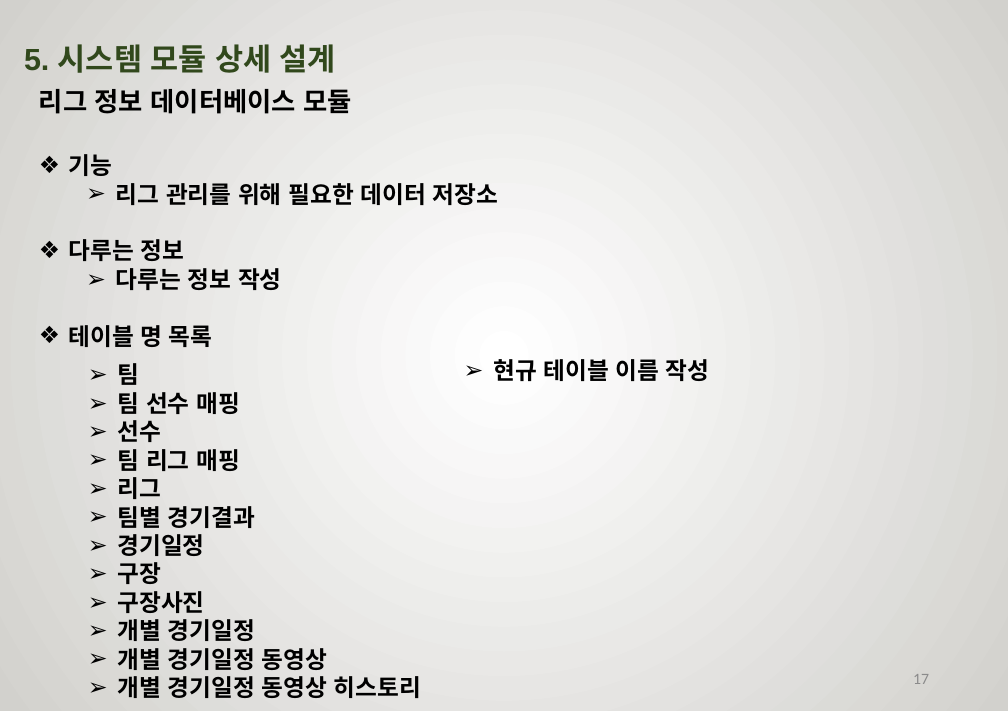
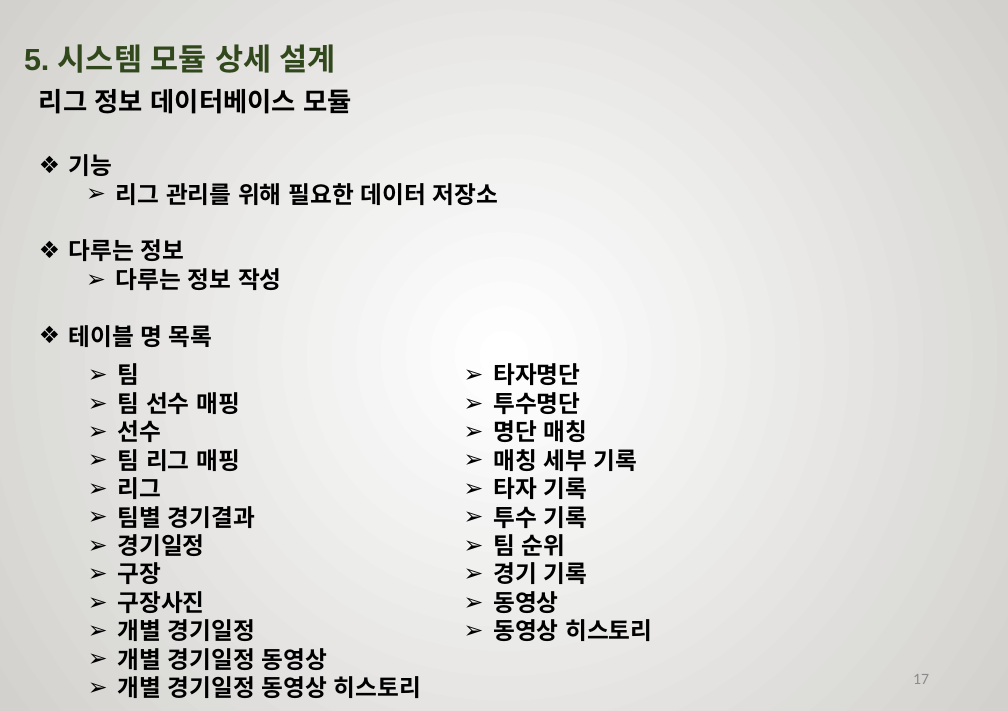
Before and after one commit to rimbong/Webengers, a slide deck: slide 17 of resources/졸작설계서.pptx. Drawn at 1008x711 pixels with LibreOffice and Linux fonts; fonts in the diff are those of the drawing; background and template pictures are left out. Boxes give left, top, right and bottom in pixels: in the first picture for what was removed or moved away, otherwise in the second. Text is boxed around its words. In the diff, an @@ line names an element or a change of style, - is before the commit and + after.

Commit message:
-- 2019-02-10 박현규 설계서 수정

```diff
--- a/resources/졸작설계서.pptx
+++ b/resources/졸작설계서.pptx
@@ text removed at bbox=[493, 359, 710, 381] @@
-  ➢ 현규 테이블 이름 작성
@@ text added at bbox=[493, 363, 652, 641], 18 pt, text #000000, bold @@
+  ➢ 타자명단
+  ➢ 투수명단
+  ➢ 명단 매칭
+  ➢ 매칭 세부 기록
+  ➢ 타자 기록
+  ➢ 투수 기록
+  ➢ 팀 순위
+  ➢ 경기 기록
+  ➢ 동영상
+  ➢ 동영상 히스토리
```
